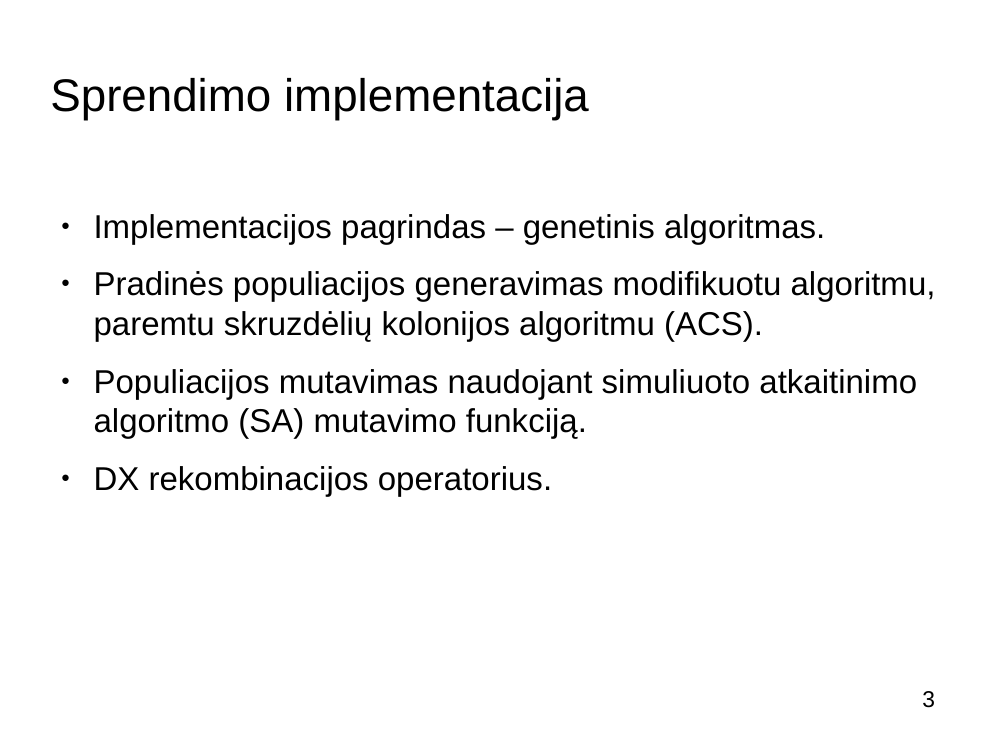
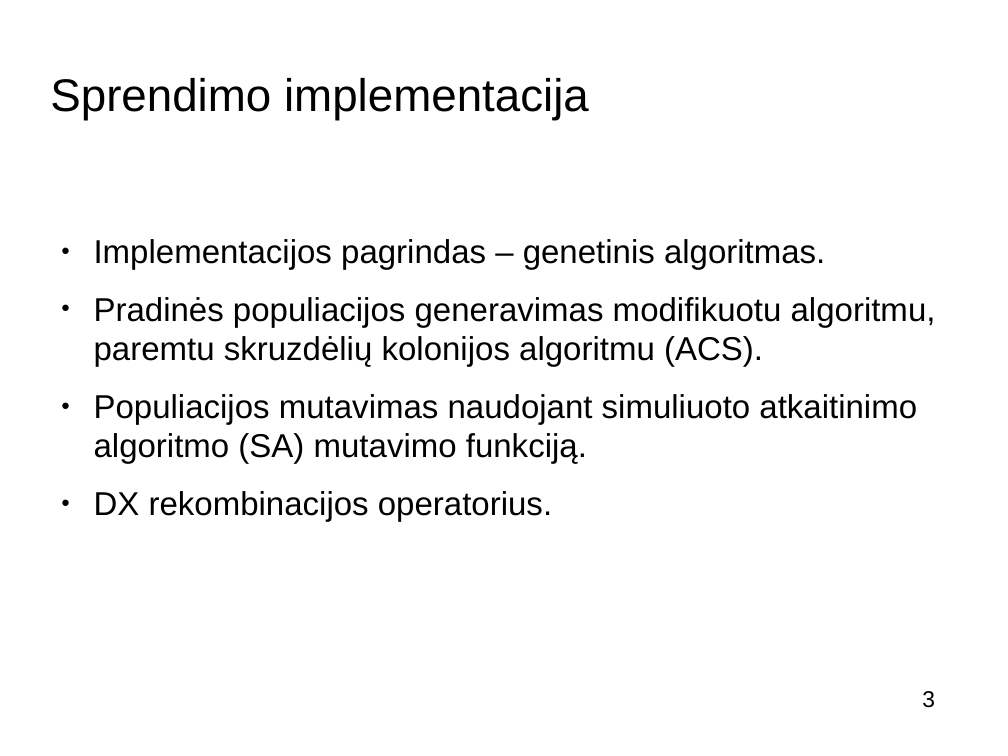
Before and after one commit to buz-zard/_archive, a slide deck: slide 3 of final-thesis/doc/presentation_[K.Š.].odp. Drawn at 1008x756 pixels with LibreOffice and Linux fonts; fonts in the diff are those of the drawing; background and template pictures are left out. Boxes give left, top, right and bottom in pixels: in the first picture for what was removed or moved away, otherwise in the second. Text is boxed around its words. In the diff, an @@ line names an element or a change of style, - is before the commit and + after.

```diff
--- a/final-thesis/doc/presentation_[K.Š.].odp
+++ b/final-thesis/doc/presentation_[K.Š.].odp
@@ text "Implementacijos pagrindas – genetinis algoritmas.": place and size @@
-text "Implementacijos pagrindas – genetinis algoritmas." at [94,214,936,496]
+text "Implementacijos pagrindas – genetinis algoritmas." at [94,239,936,522]
```
Also in this commit, not shown: 7 other slides changed, 1 other file.
